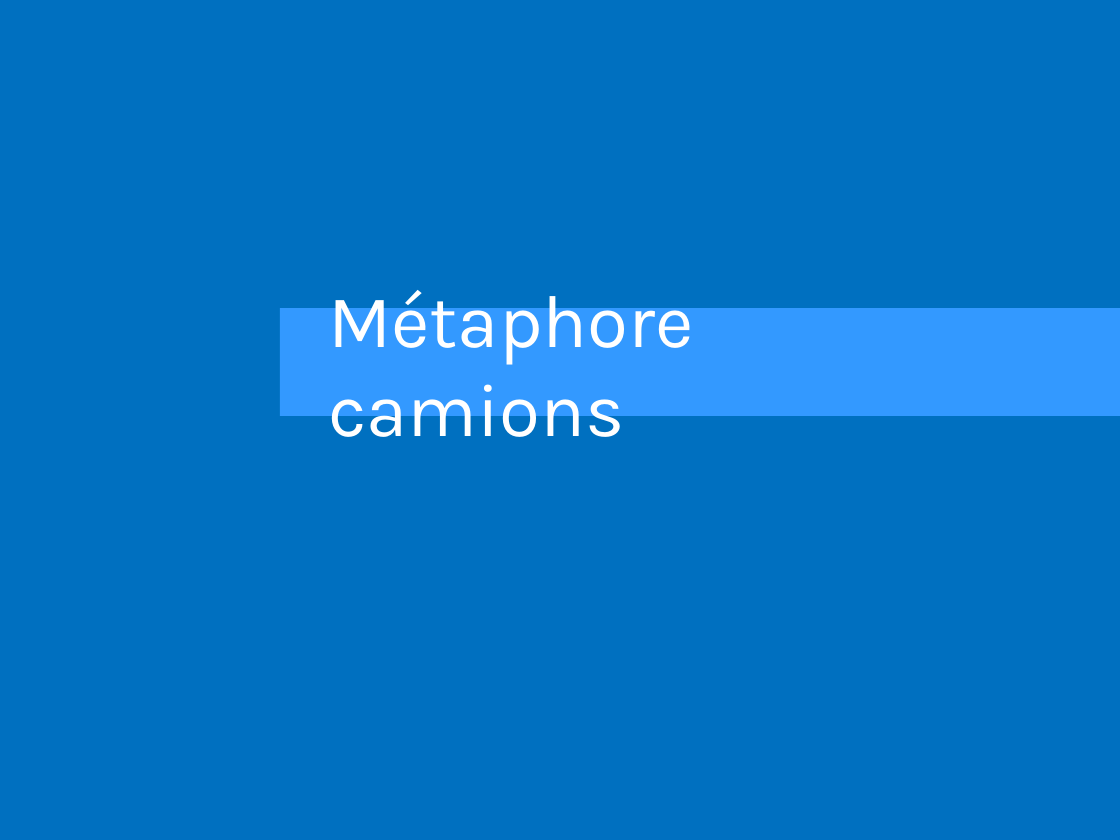
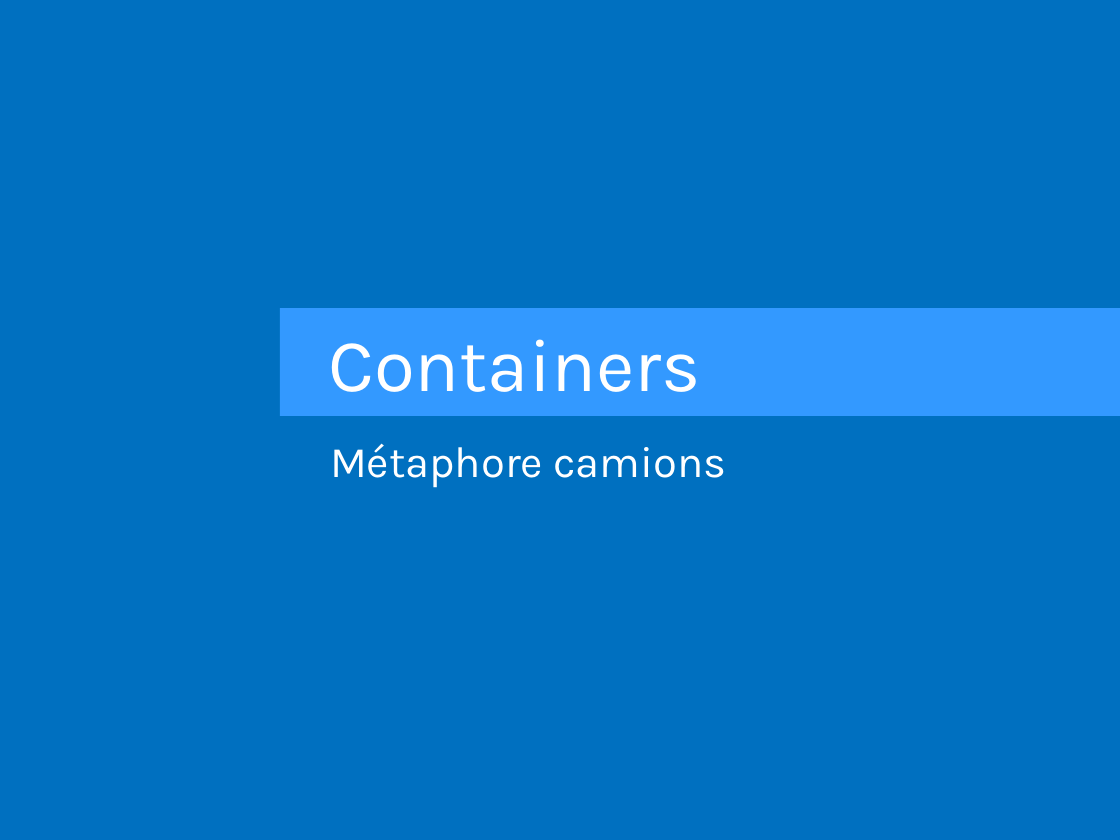
Before and after one commit to Sybaris-Classroom/az-204, a slide deck: slide 201 of Quiz/Quiz.pptx (slide 200 before the commit). Drawn at 1120x840 pixels with LibreOffice and Linux fonts; fonts in the diff are those of the drawing. Boxes give left, top, right and bottom in pixels: in the first picture for what was removed or moved away, otherwise in the second. Text is boxed around its words. In the diff, an @@ line names an element or a change of style, - is before the commit and + after.

```diff
--- a/Quiz/Quiz.pptx
+++ b/Quiz/Quiz.pptx
@@ text at box(328, 339, 700, 392): text changed @@
-Métaphore camions
+Containers
@@ text added at box(330, 443, 726, 488), 28 pt, text #FFFFFF @@
+Métaphore camions
```
Also in this commit, not shown: 7 other slides changed, 4 slides added.
